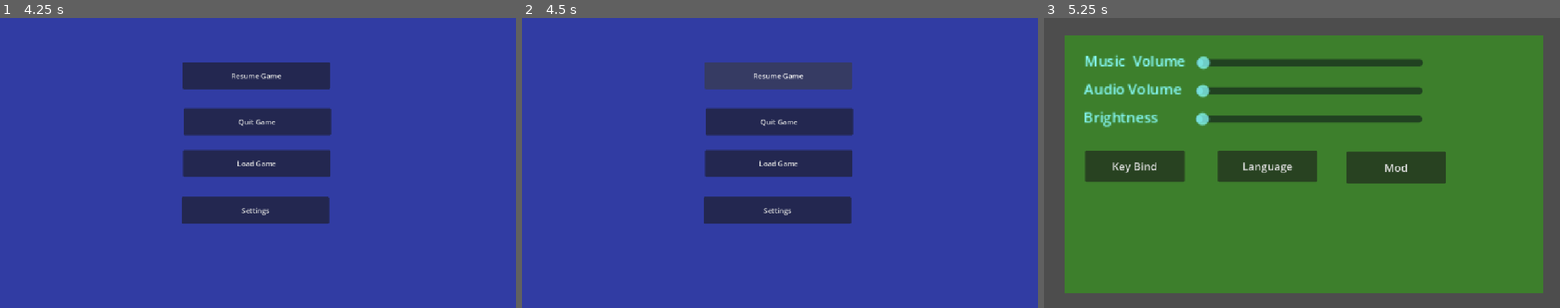
Above: before the commit, frames 1-3 (left to right).
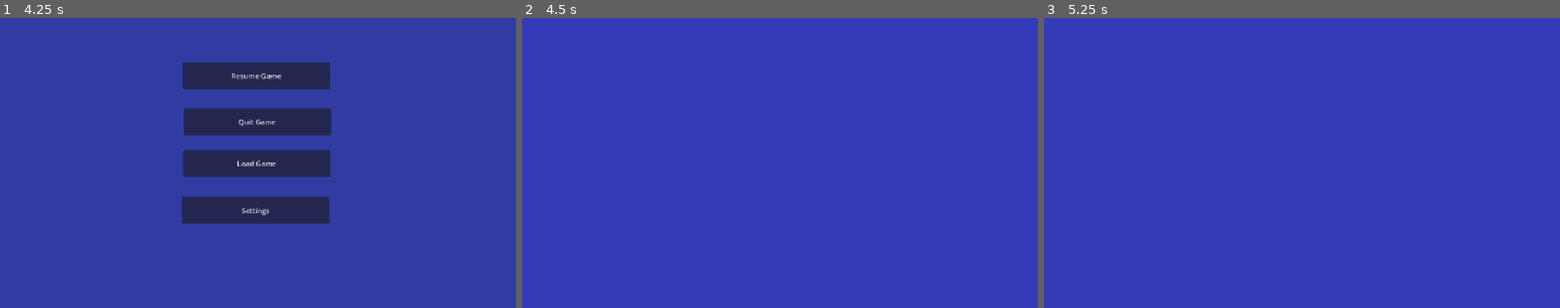
Above: after the commit, the same moments.

Repository: yuhaoc226-sys/rat
Game: Godot game, scene res://testing/testing gameBoard.tscn
Same seed, same stepped clock (60 frames per second), same inputs: the game is played once before the commit and once after it. This scene is started directly instead of the project's main scene.
Inputs (mouse positions are in pixels of both pictures, inside the frame that each line leads up to):
- Up to frame 1 (4.25 s): tap Enter at 0.5, 2, 3.5 s; tap Space at 1.25, 2.75 s; tap Escape (openSettings) at 4.15 s
- Up to frame 2 (4.5 s): click "Resume Game" at 4.25 s
- Up to frame 3 (5.25 s): click (1302, 209) at 5 s, where only the run before the commit has a clickable "Settings"

Frame 1 is identical in both runs. In frame 2, 11% of the frame differs, in the area x 35-65%, y 15-71%; in frame 3, 100%, in the area x 0-100%, y 0-100%.

Commit message:
did something

Diff:
--- a/RatMenu/Pause Game/ui_pause.gd
+++ b/RatMenu/Pause Game/ui_pause.gd
@@ -1,7 +1,7 @@
 extends Control
-
-signal resumeGame
-# Called when the node enters the scene tree for the first time.
+@onready var pausingUI = preload("res://Pause Game/uiPause.tscn")
+@onready var settingUI = preload("res://Settings/Settings.tscn")
+@onready var keyBindUI = preload("res://Settings/Settings.tscn")
 func _ready() -> void:
 
 	pass # Replace with function body.
@@ -14,9 +14,9 @@
 
 
 func _on_settings_button_down() -> void:
-	get_tree().change_scene_to_file("res://Settings/Settings.tscn")
-	pass # Replace with function body.
+	$".".add_child(settingUI.instantiate())
+	#$".".visible = false
 
 
 func _on_resume_game_button_down() -> void:
-	resumeGame.emit()
+	$".".queue_free()
--- a/RatMenu/Settings/KeyBinds.tscn
+++ b/RatMenu/Settings/KeyBinds.tscn
@@ -129,7 +129,7 @@
 offset_right = 187.0
 offset_bottom = 30.0
 
-[node name="Button" type="Button" parent="." unique_id=546501697]
+[node name="saveSettings" type="Button" parent="." unique_id=546501697]
 layout_mode = 0
 offset_left = 682.0
 offset_top = 530.0
@@ -137,4 +137,4 @@
 offset_bottom = 585.0
 text = "SAVE SETTINGS"
 
-[connection signal="button_down" from="Button" to="." method="_on_button_button_down"]
+[connection signal="button_down" from="saveSettings" to="." method="_on_button_button_down"]
--- a/RatMenu/Settings/Settings.tscn
+++ b/RatMenu/Settings/Settings.tscn
@@ -1,12 +1,15 @@
 [gd_scene format=3 uid="uid://b7cirehtx55sy"]
 
-[node name="Control" type="Control" unique_id=2037862088]
+[ext_resource type="Script" uid="uid://dqg5tkuqjjppp" path="res://Settings/settings.gd" id="1_w44vd"]
+
+[node name="Settings" type="Control" unique_id=2037862088]
 layout_mode = 3
 anchors_preset = 15
 anchor_right = 1.0
 anchor_bottom = 1.0
 grow_horizontal = 2
 grow_vertical = 2
+script = ExtResource("1_w44vd")
 
 [node name="ColorRect" type="ColorRect" parent="." unique_id=1000175992]
 layout_mode = 0
@@ -94,3 +97,17 @@
 theme_override_font_sizes/font_size = 24
 text = "Mod
 "
+
+[node name="Save" type="Button" parent="." unique_id=2017223134]
+layout_mode = 0
+offset_left = 827.0
+offset_top = 510.0
+offset_right = 1049.0
+offset_bottom = 581.0
+theme_override_font_sizes/font_size = 24
+text = "Save
+
+"
+
+[connection signal="pressed" from="KeyBind" to="." method="_on_key_bind_pressed"]
+[connection signal="pressed" from="Save" to="." method="_on_save_pressed"]
--- a/RatMenu/Settings/key_binds.gd
+++ b/RatMenu/Settings/key_binds.gd
@@ -16,5 +16,5 @@
 
 
 func _on_button_button_down() -> void:
-
+	$".".queue_free()
 	pass # Replace with function body.
--- /dev/null
+++ b/RatMenu/Settings/settings.gd
@@ -0,0 +1,21 @@
+extends Control
+@onready var pausingUI = preload("res://Pause Game/uiPause.tscn")
+@onready var settingUI = preload("res://Settings/Settings.tscn")
+@onready var keyBindUI = preload("res://Settings/KeyBinds.tscn")
+# Called when the node enters the scene tree for the first time.
+func _ready() -> void:
+	pass # Replace with function body.
+
+
+# Called every frame. 'delta' is the elapsed time since the previous frame.
+func _process(delta: float) -> void:
+	pass
+
+
+
+func _on_save_pressed() -> void:
+	$".".queue_free()
+
+
+func _on_key_bind_pressed() -> void:
+	$".".add_child(keyBindUI.instantiate())
--- a/RatMenu/testing/testing_game_board.gd
+++ b/RatMenu/testing/testing_game_board.gd
@@ -10,8 +10,11 @@
 
 # Called every frame. 'delta' is the elapsed time since the previous frame.
 func _process(delta: float) -> void:
+	_uiCall()
+	pass
+
+func _uiCall() -> void:
 	if Input.is_action_just_pressed("openSettings"):
 		#$SubViewport.ClearMode = 0
 		#$SubViewport.size = Vector2(DisplayServer.screen_get_size())
 		$".".add_child(pausingUI.instantiate())
-	pass
Not shown, added: RatMenu/Settings/settings.gd.uid
Not shown, changed: RatMenu/rat-main/README.md
